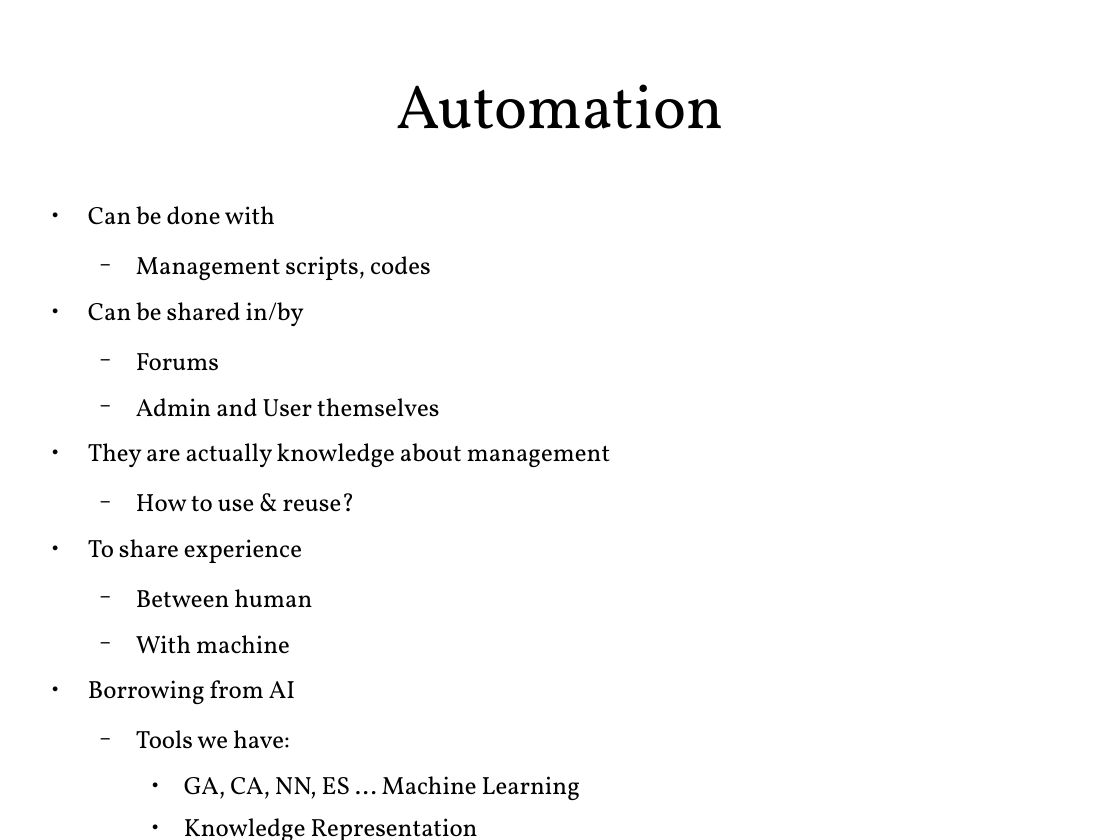
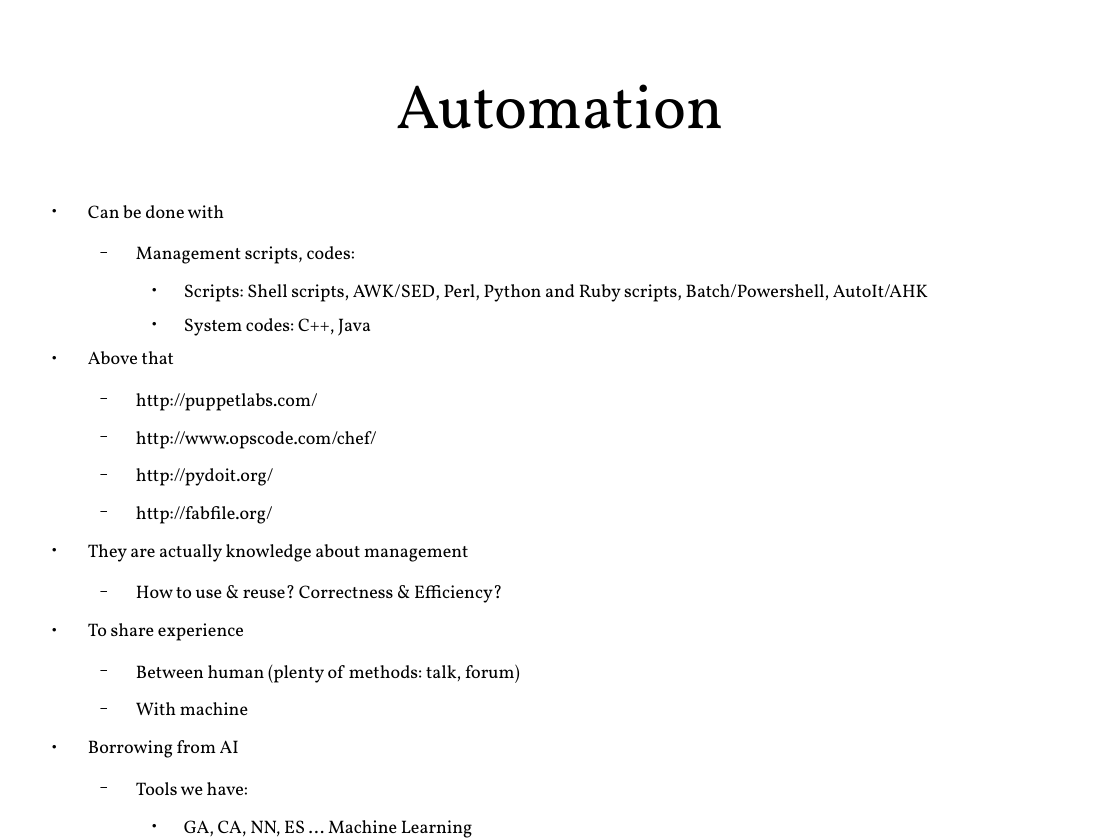
Before and after one commit to ShiZhan/fs-crawler, a slide deck: slide 3 of doc/oam.odp (slide 5 before the commit). Drawn at 1120x840 pixels with LibreOffice and Linux fonts; fonts in the diff are those of the drawing. Boxes give left, top, right and bottom in pixels: in the first picture for what was removed or moved away, otherwise in the second. Text is boxed around its words. In the diff, an @@ line names an element or a change of style, - is before the commit and + after.

```diff
--- a/doc/oam.odp
+++ b/doc/oam.odp
@@ text at [88, 205, 473, 838]: size 17.6 to 12.8 pt in "Can be done with", "They are actually knowledge about management", "To share experience", "With machine" and 4 more places @@
@@ text at [88, 284, 928, 524]: text changed; size 17.6 to 12.8 pt @@
-  − Management scripts, codes
-● Can be shared in/by
-  − Forums
-  − Admin and User themselves
+  − Management scripts, codes:
+    ● Scripts: Shell scripts, AWK/SED, Perl, Python and Ruby scripts, Batch/Powershell, AutoIt/AHK
+    ● System codes: C++, Java
+● Above that
+  − http://puppetlabs.com/
+  − http://www.opscode.com/chef/
+  − http://pydoit.org/
+  − http://fabfile.org/
@@ text at [136, 585, 503, 603]: text changed; size 17.6 to 12.8 pt @@
-  − How to use & reuse?
+  − How to use & reuse? Correctness & Efficiency?
@@ text at [136, 664, 520, 683]: text changed; size 17.6 to 12.8 pt @@
-  − Between human
+  − Between human (plenty of methods: talk, forum)
```
Also in this commit, not shown: 2 other slides changed, 1 slide removed.
